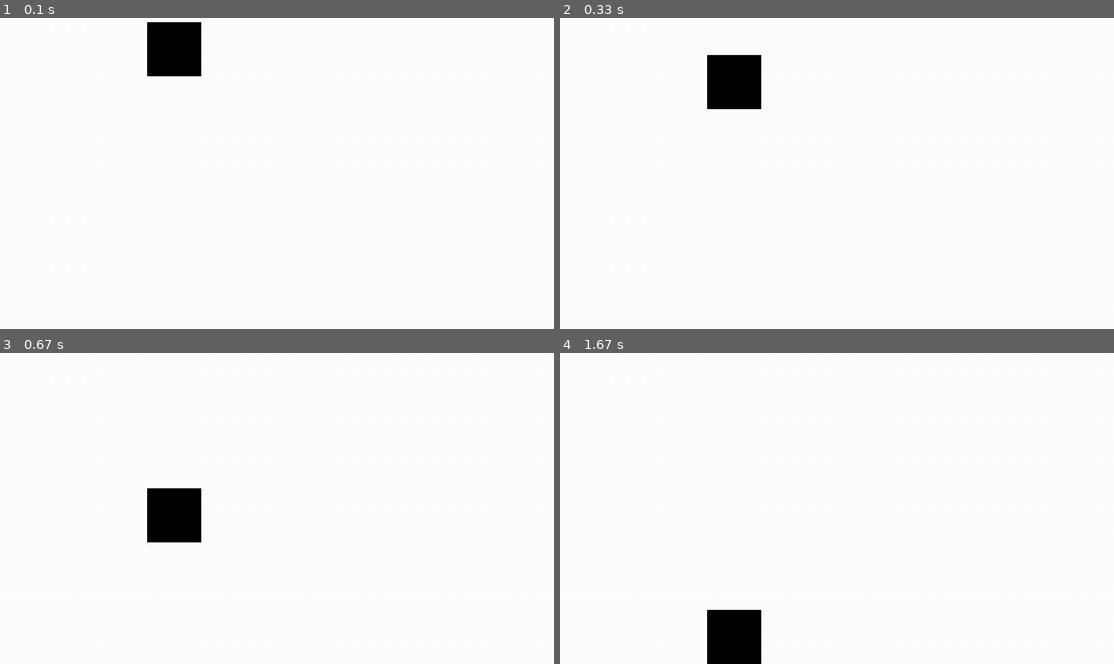
Above: before the commit, frames 1-4 (two rows, left to right).
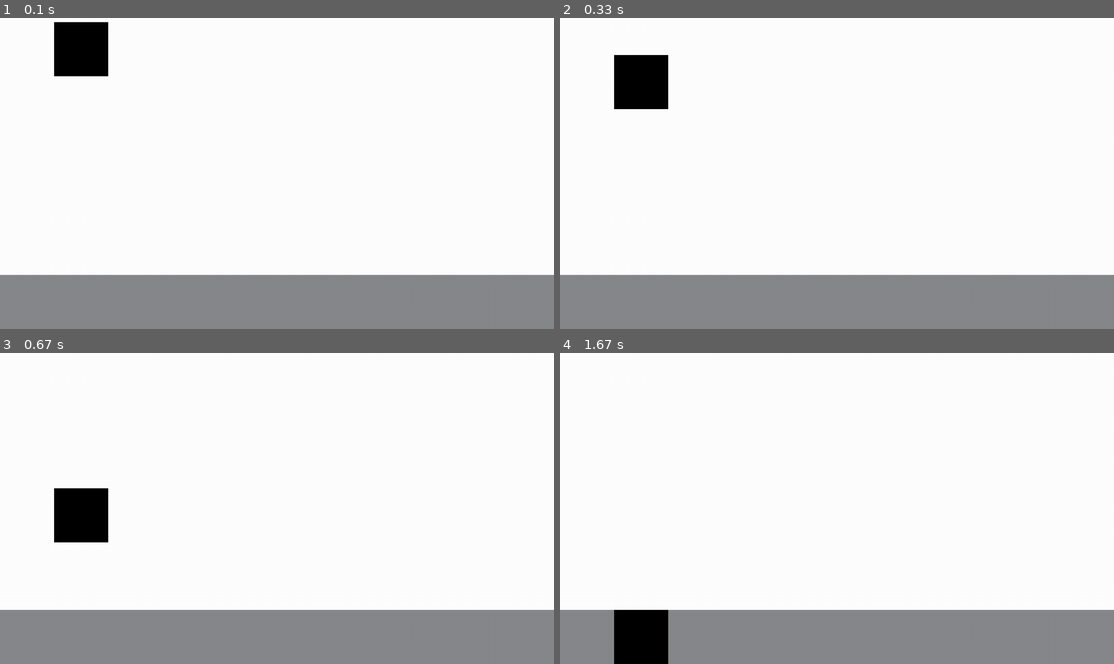
Above: after the commit, the same moments.

Repository: Mapsee/programming-2-a2
Game: pygame game, started from pygame/main.py
Two runs of this game, one before a commit and one after it. Both use one fixed random seed, a clock stepped at 60 frames per second and the inputs below.
Inputs:
- Up to frame 1 (0.1 s): no input
- Up to frame 2 (0.33 s): no input
- Up to frame 3 (0.67 s): no input
- Up to frame 4 (1.67 s): no input

The runs differ from the first frame. In frame 1, 21% of the frame differs, in the area x 0-100%, y 1-100%; in frame 2, 21%; in frame 3, 21%; in frame 4, 17%.

Commit message:
Need to add jump function > spikes > score > play again > menu > background > images (depending on time)

Diff:
--- a/pygame/main.py
+++ b/pygame/main.py
@@ -18,45 +18,6 @@
 pygame.init()
 dimensions = (WIDTH, HEIGHT)
 screen = pygame.display.set_mode(dimensions)
-
-
-# TODO: Create menu to start game
-def draw_text(text, font_name, size, text_color, position_x, position_y, position):
-    # Load fonts
-    font = pygame.font.Font(font_name, size)
-
-    text_plane = font.render(text, True, text_color)
-    text_rect = text_plane.get_rect()
-
-    # Text position
-    if position == "midtop":
-        text_rect.midtop = (int(position_x), int(position_y))
-    elif position == "topright":
-        text_rect.topright = (int(position_x), int(position_y))
-
-    screen.blit(text_plane, text_rect)
-
-
-# Enemies
-class Spikes (pygame.sprite.Sprite):
-    def __init__(self, speed=5):
-        super().__init__()
-
-        # Image
-        width = 70
-        height = 70
-        self.image = pygame.Surface([width, height])
-        self.image.fill(RED)
-
-        # Rect
-        self.rect = self.image.get_rect()
-
-        self.rect.bottom = height-11
-        self.rect.left = width
-
-        self.speed = speed
-
-        self.range = 350
 
 
 # User controlled block
@@ -84,11 +45,6 @@
         self.calc_grav()
         self.rect.y += self.vel_y
 
-        # TODO: Check if we collided with something
-        #block_hit_list = pygame.sprite.spritecollide(self, self.enemy_list, False)
-        #for block in block_hit_list:
-        #    quit()
-
     def calc_grav(self):
         if self.vel_y == 0:
             self.vel_y = 1
@@ -109,9 +65,21 @@
         if len(platform_hit_list) > 0 or self.rect.bottom >= HEIGHT:
             self.vel_y = -10
 
-# TODO: Add the track
-# TODO: Add the background scenery (clouds)
-# TODO: Add enemies
+
+class Track (pygame.sprite.Sprite):
+    def __init__(self):
+        super().__init__()
+
+        width = WIDTH
+        height = 125
+
+        self.image = pygame.Surface([width, height])
+        self.image.fill(GRAY)
+
+        self.rect = self.image.get_rect()
+
+        if self.rect.y < HEIGHT - 125:
+            self.rect.y = HEIGHT - 125
 
 
 def main():
@@ -122,7 +90,11 @@
     active_sprite_list = pygame.sprite.Group()
 
     player = Player()
-    player.rect.x = 340
+    track = Track()
+
+    player.rect.x = 125
+
+    active_sprite_list.add(track)
     active_sprite_list.add(player)
 
     # ----- LOCAL VARIABLES
